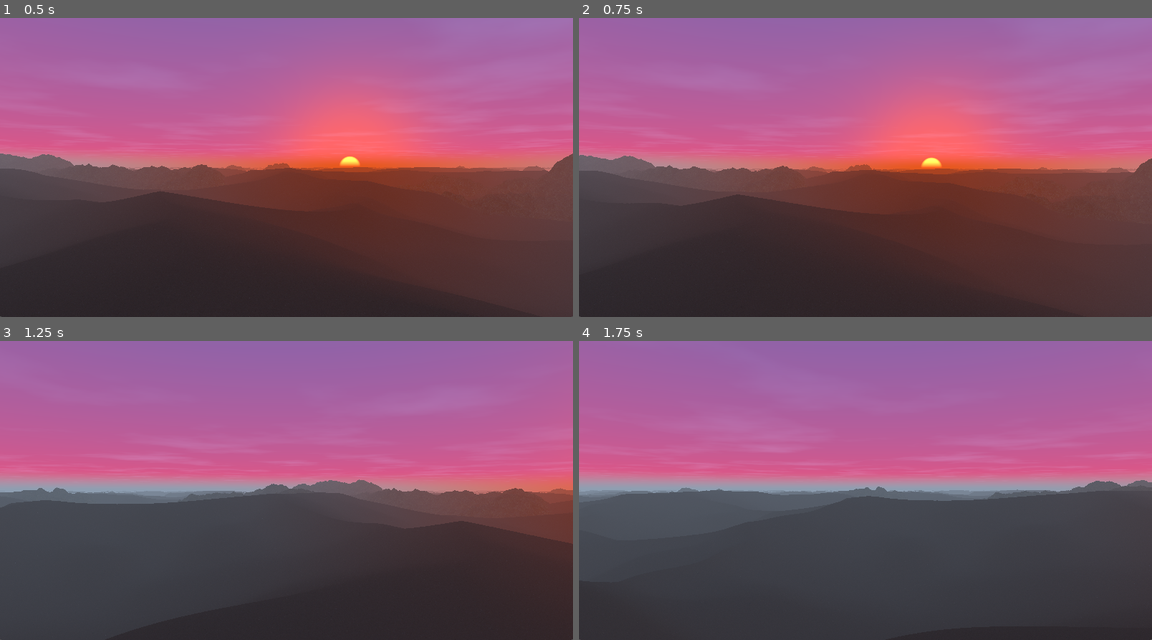
Above: before the commit, frames 1-4 (two rows, left to right).
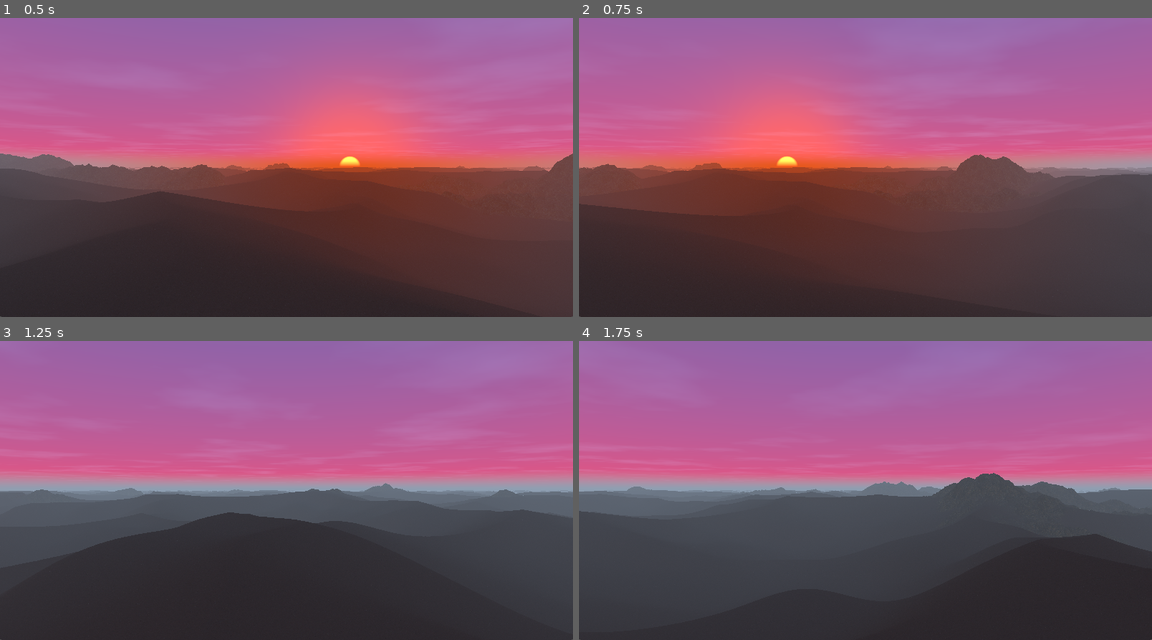
Above: after the commit, the same moments.

Repository: timo-eberl/realtime-graphics-exercises
Game: Godot game, scene res://scene.tscn
Two runs of this game, one before a commit and one after it. Both use one fixed random seed, a clock stepped at 60 frames per second and the inputs below.
Inputs (mouse positions are in pixels of both pictures, inside the frame that each line leads up to):
- Up to frame 1 (0.5 s): no input
- Up to frame 2 (0.75 s): tap Enter at 0.5 s; move the mouse to (894, 167) at 0.52 s; hold W (move_forward) from 0.53 s (still down); tap R at 0.6 s
- Up to frame 3 (1.25 s): keep holding W (move_forward)
- Up to frame 4 (1.75 s): keep holding W (move_forward); move the mouse to (836, 490) at 1.27 s; tap M at 1.35 s

Frame 1 is identical in both runs. In frame 2, 24% of the frame differs, in the area x 0-100%, y 20-92%; in frame 3, 10%; in frame 4, 3.2%.

Commit message:
change looking around logic (need to press left mouse button to look)

Diff:
--- a/project-2/src/scene.gd
+++ b/project-2/src/scene.gd
@@ -96,13 +96,6 @@
 @export_range(0.0, 10.0, 0.01, "or_greater") var l_white = 2.0
 
 @onready var panel : Panel = $Panel
-
-
-func _ready():
-	# only if not in tool mode:
-
-	if not Engine.is_editor_hint():
-		Input.mouse_mode = Input.MOUSE_MODE_CAPTURED
 
 # trig helpers
 
@@ -272,7 +265,9 @@
 		tween.set_ease(Tween.EASE_OUT)
 		tween.set_parallel(true)
 
-	if event is InputEventMouseMotion:
+	var mouse_1_down = Input.is_mouse_button_pressed(1) # left click
+
+	if mouse_1_down and event is InputEventMouseMotion:
 		azimuth = fmod(azimuth - mouse_look_speed * event.relative.x ,360.0);
 		elevation = elevation - mouse_look_speed * event.relative.y;
 		elevation = clamp(elevation, MIN_ELEVATION, MAX_ELEVATION);
